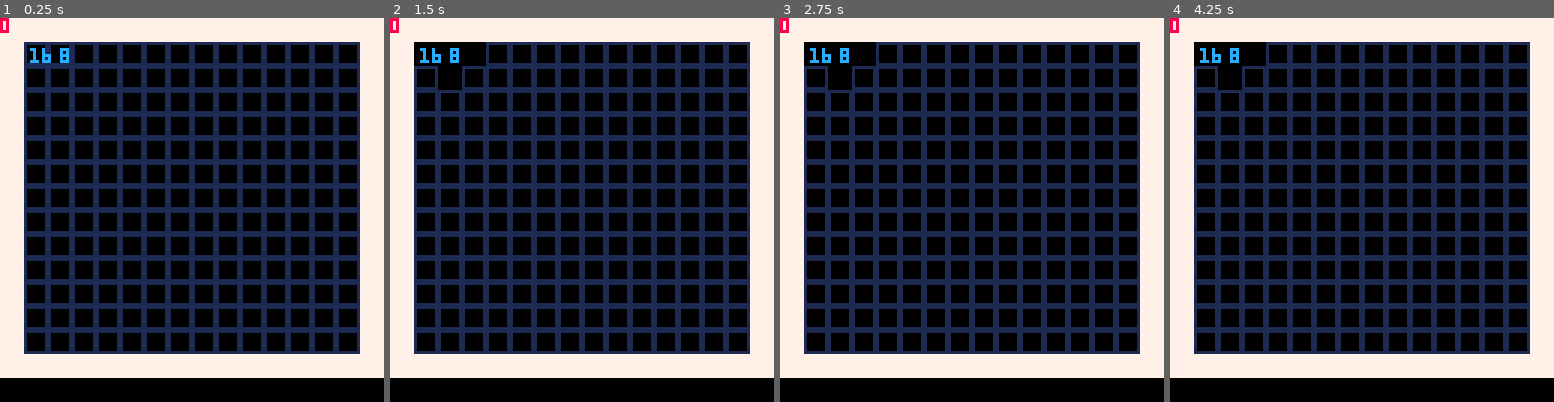
Above: before the commit, frames 1-4 (left to right).
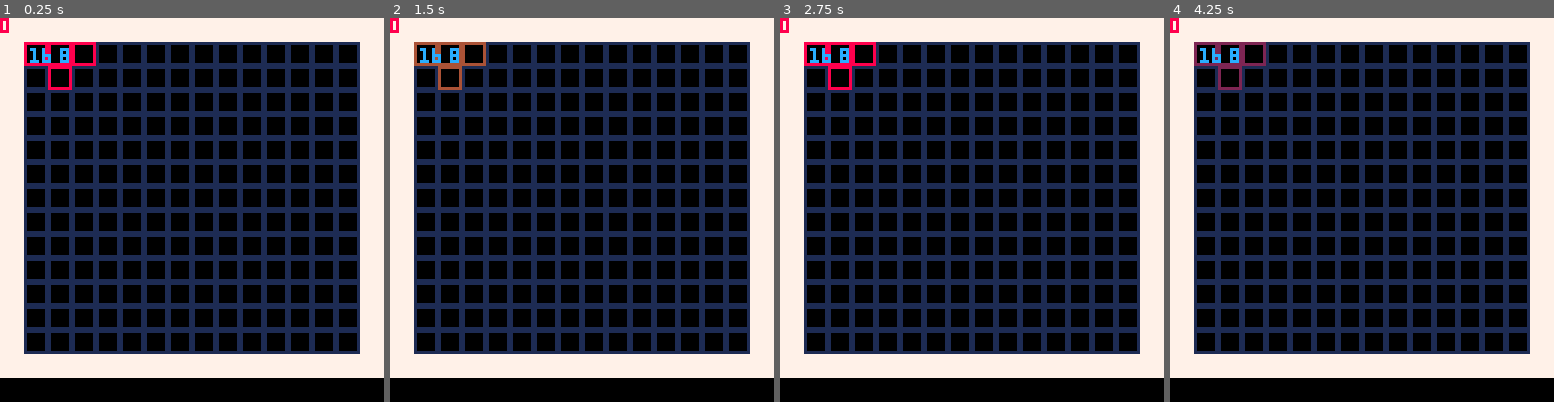
Above: after the commit, the same moments.

Repository: ManlishPotato/carts
Game: PICO-8 cartridge advcol2/tetridraw.p8
The game is run twice, just before and just after one commit, with the same random seed, the same clock (stepped at 60 frames per second) and the same inputs.
Inputs:
- Up to frame 1 (0.25 s): no input
- Up to frame 2 (1.5 s): tap O (Z key) at 0.33, 0.7, 1.43 s; tap X (X key) at 1.07 s
- Up to frame 3 (2.75 s): hold Left 1.97-2.37 s; tap X (X key) at 2.07, 2.4, 2.73 s; tap O (Z key) at 2.22 s; hold Down from 2.42 s (still down)
- Up to frame 4 (4.25 s): release Down at 2.82 s; hold Right 2.87-3.53 s; tap X (X key) every 0.33 s from 3.07 to 4.07 s; tap O (Z key) at 3.1, 3.98 s; hold Up 3.58-4.08 s; hold Right from 4.13 s (still down)

The runs differ from the first frame. In frame 1, 0.7% of the frame differs, in the area x 6-25%, y 6-19%; in frame 2, 0.7%; in frame 3, 0.7%; in frame 4, 0.7%.

Commit message:
Random color tetraminoes

Diff:
--- a/advcol2/tetridraw.p8
+++ b/advcol2/tetridraw.p8
@@ -68,6 +68,7 @@
 
 		p1.x,p1.y=table[1],table[2]
 		p1.r=0
+		p1.spr=flr(rnd(6))+18
 	end
 end
 
@@ -200,14 +201,14 @@
 	end
 end
 __gfx__
-00000000777777770000000011111111ccccccccbbbbbbbb00000000000000000000000000000000000000000000000000000000000000000000000000000000
-00000000777777770000000010000001ccccccccbbbbbbbb00000000000000000000000000000000000000000000000000000000000000000000000000000000
-00700700777777770000000010000001ccccccccbbbbbbbb00000000000000000000000000000000000000000000000000000000000000000000000000000000
-00077000777777770000000010000001ccccccccbbbbbbbb00000000000000000000000000000000000000000000000000000000000000000000000000000000
-00077000777777770000000010000001ccccccccbbbbbbbb00000000000000000000000000000000000000000000000000000000000000000000000000000000
-00700700777777770000000010000001ccccccccbbbbbbbb00000000000000000000000000000000000000000000000000000000000000000000000000000000
-00000000777777770000000010000001ccccccccbbbbbbbb00000000000000000000000000000000000000000000000000000000000000000000000000000000
-00000000777777770000000011111111ccccccccbbbbbbbb00000000000000000000000000000000000000000000000000000000000000000000000000000000
+00000000777777778888888811111111ccccccccbbbbbbbb00000000000000000000000000000000000000000000000000000000000000000000000000000000
+00000000777777778000000810000001ccccccccbbbbbbbb00000000000000000000000000000000000000000000000000000000000000000000000000000000
+00700700777777778000000810000001ccccccccbbbbbbbb00000000000000000000000000000000000000000000000000000000000000000000000000000000
+00077000777777778000000810000001ccccccccbbbbbbbb00000000000000000000000000000000000000000000000000000000000000000000000000000000
+00077000777777778000000810000001ccccccccbbbbbbbb00000000000000000000000000000000000000000000000000000000000000000000000000000000
+00700700777777778000000810000001ccccccccbbbbbbbb00000000000000000000000000000000000000000000000000000000000000000000000000000000
+00000000777777778000000810000001ccccccccbbbbbbbb00000000000000000000000000000000000000000000000000000000000000000000000000000000
+00000000777777778888888811111111ccccccccbbbbbbbb00000000000000000000000000000000000000000000000000000000000000000000000000000000
 000000000000000088888888bbbbbbbbaaaaaaaacccccccc44444444222222220000000000000000000000000000000000000000000000000000000000000000
 000000000000000080000008b000000ba000000ac000000c40000004200000020000000000000000000000000000000000000000000000000000000000000000
 000000000000000080000008b000000ba000000ac000000c40000004200000020000000000000000000000000000000000000000000000000000000000000000
@@ -217,7 +218,7 @@
 000000000000000080000008b000000ba000000ac000000c40000004200000020000000000000000000000000000000000000000000000000000000000000000
 000000000000000088888888bbbbbbbbaaaaaaaacccccccc44444444222222220000000000000000000000000000000000000000000000000000000000000000
 __gff__
-0001010001010000000000000000000000000000000000000000000000000000000000000000000000000000000000000000000000000000000000000000000000000000000000000000000000000000000000000000000000000000000000000000000000000000000000000000000000000000000000000000000000000000
+0001010001010000000000000000000000000101010101010000000000000000000000000000000000000000000000000000000000000000000000000000000000000000000000000000000000000000000000000000000000000000000000000000000000000000000000000000000000000000000000000000000000000000
 0000000000000000000000000000000000000000000000000000000000000000000000000000000000000000000000000000000000000000000000000000000000000000000000000000000000000000000000000000000000000000000000000000000000000000000000000000000000000000000000000000000000000000
 __map__
 0101010101010101010101010101010100000000000000000000000000000000000000000000000000000000000000000000000000000000000000000000000000000000000000000000000000000000000000000000000000000000000000000000000000000000000000000000000000000000000000000000000000000000
--- /dev/null
+++ b/test/fillrndtext.p8
@@ -0,0 +1,32 @@
+pico-8 cartridge // http://www.pico-8.com
+version 18
+__lua__
+lt=0
+delay=0.1
+
+var_x=-30
+var_y=0
+
+function _init()
+	cls()
+end
+
+function _update()
+	if(delay<=time()-lt) then
+		print("hello world",var_x,var_y,flr(rnd(15))+1)
+		var_x+=2.5
+		var_y+=10
+		lt=time()
+	end
+	if(var_y==130) then
+		var_y=0
+		var_x+=15
+	end
+end
+__gfx__
+00000000000000000000000000000000000000000000000000000000000000000000000000000000000000000000000000000000000000000000000000000000
+00000000000000000000000000000000000000000000000000000000000000000000000000000000000000000000000000000000000000000000000000000000
+00700700000000000000000000000000000000000000000000000000000000000000000000000000000000000000000000000000000000000000000000000000
+00077000000000000000000000000000000000000000000000000000000000000000000000000000000000000000000000000000000000000000000000000000
+00077000000000000000000000000000000000000000000000000000000000000000000000000000000000000000000000000000000000000000000000000000
+00700700000000000000000000000000000000000000000000000000000000000000000000000000000000000000000000000000000000000000000000000000
--- a/test/rndtext.p8
+++ /dev/null
@@ -1,19 +0,0 @@
-pico-8 cartridge // http://www.pico-8.com
-version 16
-__lua__
-prog = {}
-prog.ltime=0
-prog.delay=0.5
-
-function _init()
-	var=0
-	cls()
-end
-
-function _update()
-	if prog.delay <= time() - prog.ltime then
-		print("hello world",1+var,0.01+var,rnd(15))
-		prog.ltime = time()
-		var+=10
-	end
-end
